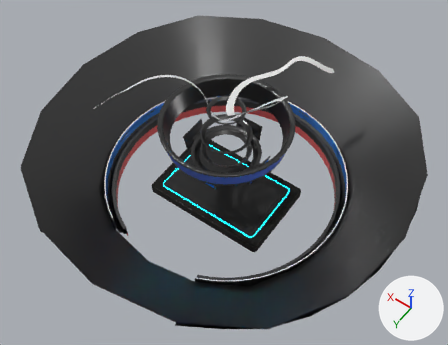
The Blender file Assets/Resources/BlenderFiles/Character.blend: old version first, new version second.
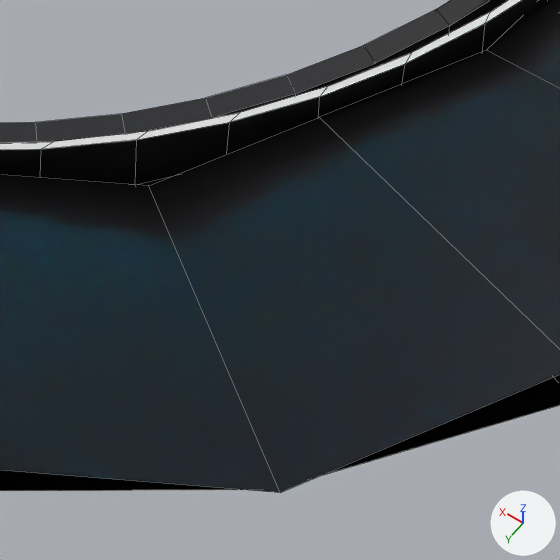
Each version is shown whole from a 50 mm camera at (-51.7, 73.2, 121.6) aimed at (-2.9, 4.9, 14.2), then close up on the part from 51% to 69% of the width and 75% to 98% of the height. Lighting does not change. The marker at lower right points along +X, +Y and +Z. The last two pictures show the newer version. The close-ups show mesh edges as thin lines.

In view in the first close-up: 'Humen', 'Plane'.
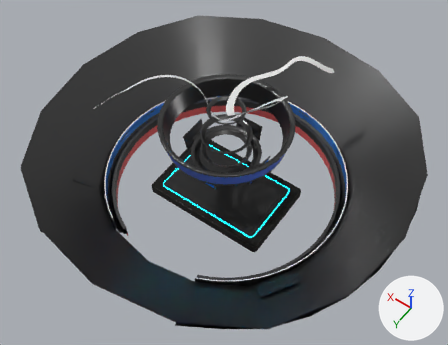
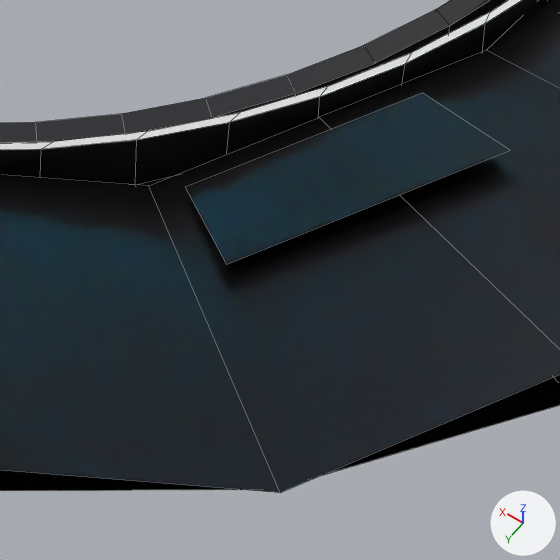
What the commit changed:
me_plane_010 is used by ob_humenplate; location (0.0, 0.0, 0.0).
me_plane_010 had 32 vertices, 8 faces and spanned x -40.7..40.2, y -40.3..0.0, z 6.7..16.2.
me_plane_010 now has 48 vertices, 12 faces and spans x -34.1..33.8, y -33.7..23.9, z 6.0..11.1.
Part 1, on me_plane_010:
16 vertices move from x -40.7..40.2, y -40.3..0.0, z 16.2 to x -34.1..33.6, y -33.7..0.0, z 10.5.
16 vertices are added at x -34.0..33.8, y 3.1..23.9, z 6.0..11.1.
4 new faces join them.

Where the change shows, as pixel boxes (x1, y1, x2, y2) in the close-ups (560 x 560 px):
'HumenPlate', reshaped (not visible before)
    after: (185, 93, 510, 264)
